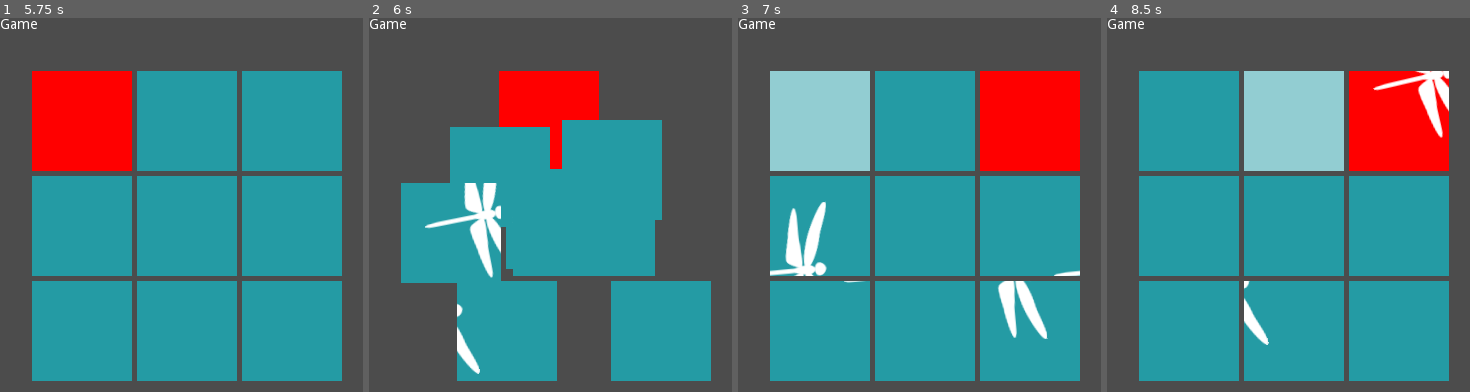
Above: before the commit, frames 1-4 (left to right).
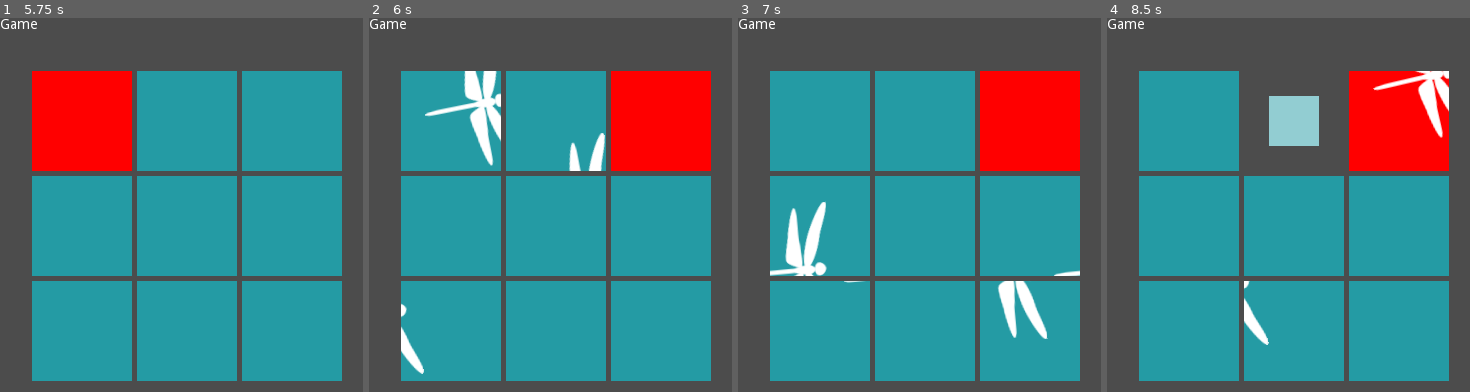
Above: after the commit, the same moments.

Repository: hrk4649/picture_puzzle_move
Game: Godot game, scene res://Main.tscn
The game is run twice, just before and just after one commit, with the same random seed, the same clock (stepped at 60 frames per second) and the same inputs.
Inputs (mouse positions are in pixels of both pictures, inside the frame that each line leads up to):
- Up to frame 1 (5.75 s): tap Space at 0.5 s; move the mouse to (outside the picture) at 0.52 s; hold Up (ui_up) 0.53-1.25 s; click (outside the picture) at 0.67 s; tap Enter (ui_accept) at 0.77, 2.75, 3.5, 4.25, 5, 5.27 s; click "START" at 1.25 s; click "START" at 2 s; drag from (outside the picture) to (outside the picture) at 2.77 s; move the mouse to (79, 227) at 3.52 s; hold Left (ui_left) 3.53-4.25 s; click (79, 227) at 3.67 s; drag from (221, 317) to (79, 227) at 4.27 s; move the mouse to (141, 167) at 5.02 s; hold Down (ui_down) from 5.03 s (still down); click (141, 167) at 5.17 s
- Up to frame 2 (6 s): release Down (ui_down) at 5.75 s; tap Enter (ui_accept) at 5.75 s; drag from (655, 287) to (510, 167) at 5.77 s
- Up to frame 3 (7 s): move the mouse to (857, 347) at 6.52 s; hold Up (ui_up) from 6.53 s (still down); click (857, 347) at 6.67 s
- Up to frame 4 (8.5 s): release Up (ui_up) at 7.25 s; drag from (1346, 186) to (1226, 347) at 7.27 s; move the mouse to (outside the picture) at 8.02 s; hold Right (ui_right) from 8.03 s (still down); click (outside the picture) at 8.17 s; tap Enter (ui_accept) at 8.27 s

Frame 1 is identical in both runs. In frame 2, 35% of the frame differs, in the area x 8-95%, y 14-98%; in frame 3, 7.4%; in frame 4, 5.5%.

Commit message:
fix typo, bug. add animation

Diff:
--- a/Board.gd
+++ b/Board.gd
@@ -72,7 +72,7 @@
         get_piece_x(n) * piece_size.x * (1.0 + margin),
         get_piece_y(n) * piece_size.y * (1.0 + margin))
 
-func get_board_cursol(n:int) -> Vector2:
+func get_board_cursor(n:int) -> Vector2:
     return Vector2(get_piece_x(n), get_piece_y(n))
 
 func get_board_num(point:Vector2) ->int:
--- a/Game.gd
+++ b/Game.gd
@@ -14,7 +14,7 @@
 var pieces
 var board
 var key_hook = false
-var cursol = null
+var cursor = null
 var grabbedPiece = null
 var input_device = InputDevice.KEY_DPAD
 
@@ -33,14 +33,15 @@
             change_texture_rect(delta)
         GameState.SHUFFLE:
             change_texture_rect(delta)
-            var all_moved = true
+            var shuffle_finished = true
             for i in range(0, num_pieces):
                 var tr = pieces[i]
                 if tr.anim_player.is_playing():
-                    all_moved = false
+                    shuffle_finished = false
                     break
-            if all_moved:
-                select_piece()
+            if shuffle_finished:
+                print("reset key_hook")
+                key_hook = false
                 # game clear check
                 if board.is_all_piece_on_correct_place():
                     game_clear()
@@ -48,7 +49,6 @@
                     game_state = GameState.PLAY
         GameState.PLAY:
             change_texture_rect(delta)
-            select_piece()
         GameState.FINISH:
             change_texture_rect(delta)
         _:
@@ -65,6 +65,7 @@
         GameState.FINISH:
             key_hook = input_finish(event)
         _:
+            pass
             print("no process for game_state " + str(game_state))
 
 func input_init(event):
@@ -80,7 +81,7 @@
 
     if key_pressed and !key_hook:
         game_state = GameState.PLAY
-        cursol = Vector2(0,0)
+        cursor = Vector2(0,0)
         print_input()
         # shffle pieces
         var shuffled = board.get_shuffled_piece_array()
@@ -92,18 +93,22 @@
 
 func input_play(event):
     pass
+    var key_pressed = false
     if event is InputEventKey:
         input_device = InputDevice.KEY_DPAD
-        return input_play_key(event)
+        key_pressed = input_play_key(event)
+        set_pieces_color()
     elif event is InputEventMouseButton:
         input_device = InputDevice.MOUSE_TOUCH
-        return input_play_mouse(event)
+        key_pressed = input_play_mouse(event)
+        set_pieces_color()
+    return key_pressed
 
 func input_play_key(event):
 
     var key_pressed = false
 
-    # move cursol
+    # move cursor
     var dx = 0
     var dy = 0
 
@@ -127,8 +132,8 @@
 
     if key_pressed and !key_hook:
         pass
-        cursol.x = wrapi(cursol.x + dx, 0, board.get_num_piece_x())
-        cursol.y = wrapi(cursol.y + dy, 0, board.get_num_piece_y())
+        cursor.x = wrapi(cursor.x + dx, 0, board.get_num_piece_x())
+        cursor.y = wrapi(cursor.y + dy, 0, board.get_num_piece_y())
 
         if accept_pressed:
             input_play_select()
@@ -152,10 +157,11 @@
     # check which piece is pressed
     var num = board.get_board_num(event.position - top_left_position)
     if num != -1:
-        cursol = board.get_board_cursol(num)
-        key_pressed = true
-
-    print("input_play_mouse:num:" +str(num) + " cursol:" + str(cursol))
+        cursor = board.get_board_cursor(num)
+        key_pressed = true
+
+    print("input_play_mouse:num:" +str(num) + " cursor:" + str(cursor))
+    print("input_play_mouse:key_pressed:" +str(key_pressed) + " key_hook:" + str(key_hook))
 
     if key_pressed and !key_hook:
         input_play_select()
@@ -163,23 +169,24 @@
     return key_pressed
 
 func input_play_select():
+    print("input_play_select:cursor:" +str(cursor) + " grabbedPiece:" + str(grabbedPiece))
     pass
     if grabbedPiece == null:
-        grabbedPiece = Vector2(cursol)
+        grabbedPiece = Vector2(cursor)
+        select_piece_animation()
         # for debug
         # game_clear()
     else:
         pass
         # change piece
         var piece1_idx = board.get_piece_num(grabbedPiece.x, grabbedPiece.y)
-        var piece2_idx = board.get_piece_num(cursol.x, cursol.y)
+        var piece2_idx = board.get_piece_num(cursor.x, cursor.y)
         var piece1_value = board.pieces[piece1_idx]
         var piece2_value = board.pieces[piece2_idx]
         board.pieces[piece1_idx] = piece2_value
         board.pieces[piece2_idx] = piece1_value
         # reset
         grabbedPiece = null
-        select_piece()
         move_pieces_animation()
         game_state = GameState.SHUFFLE
 
@@ -192,11 +199,9 @@
     key_hook = true
 
     # reset select
-    cursol = null
+    cursor = null
     grabbedPiece = null
-    select_piece()
-
-    #$ButtonExit.grab_focus()
+    set_pieces_color()
 
 func input_finish(event):
     pass
@@ -212,7 +217,7 @@
 
     return key_pressed
 
-func select_piece():
+func set_pieces_color():
     pass
     if pieces == null:
         return
@@ -220,21 +225,34 @@
     if grabbedPiece != null:
         grab_idx = board.get_piece_num(grabbedPiece.x, grabbedPiece.y)
 
-    var cursol_idx = null
-    if cursol != null and input_device == InputDevice.KEY_DPAD:
-        cursol_idx = board.get_piece_num(cursol.x, cursol.y)
+    var cursor_idx = null
+    if cursor != null and input_device == InputDevice.KEY_DPAD:
+        cursor_idx = board.get_piece_num(cursor.x, cursor.y)
 
     for idx1 in range(0, num_pieces):
         var idx2 = board.pieces[idx1]
         var tr = pieces[idx2]
         var color = Color(1,1,1,0)
-        if idx1 == grab_idx or idx1 == cursol_idx:
+        if idx1 == grab_idx or idx1 == cursor_idx:
             color = Color(1,1,1,0.5)
         tr.color_rect.color = color
 
+func select_piece_animation():
+    pass
+    if pieces == null:
+        return
+    var grab_idx = null
+    if grabbedPiece != null:
+        grab_idx = board.get_piece_num(grabbedPiece.x, grabbedPiece.y)
+    for idx1 in range(0, num_pieces):
+        var idx2 = board.pieces[idx1]
+        var tr = pieces[idx2]
+        if idx1 == grab_idx:
+            tr.select_animation()
+
 func print_input():
     pass
-    print("cursol = " + str(cursol))
+    print("cursor = " + str(cursor))
     print("grabbedPiece = " + str(grabbedPiece))
     print("game_state = " + str(game_state))
 
@@ -260,7 +278,7 @@
     scene_instance = load("res://levels/dragon_fly/Main.tscn").instance()
     $Viewport.add_child(scene_instance)
     init_pieces(num_pieces)
-    cursol = null
+    cursor = null
     game_state = GameState.INIT
     board.init(num_pieces, piece_size)
     $GameClear.visible = false
@@ -274,6 +292,7 @@
         var position = board.get_board_position(i) + top_left_position
         tr.set_position(position)
         tr.set_size(piece_size)
+        tr.rect_pivot_offset = piece_size / 2
 
         pieces.push_back(tr)
         var logstr = "position:" + str(tr.rect_global_position) + " visible:" + str(tr.visible)
--- a/parts/Piece.gd
+++ b/parts/Piece.gd
@@ -13,8 +13,6 @@
     pass
     #var anim = $AnimationPlayer.get_animation("move")
     var anim = Animation.new()
-
-    anim.clear()
     var track_index_x = anim.add_track(Animation.TYPE_VALUE)
     anim.track_set_path(track_index_x, ":rect_position:x")
     var track_index_y = anim.add_track(Animation.TYPE_VALUE)
@@ -22,9 +20,17 @@
     var positions = [rect_position, next_position]
     for idx in range(0, positions.size()):
         pass
-        var time = idx * 0.5
+        var time = idx * 0.2
         anim.track_insert_key(track_index_x, time, positions[idx].x)
         anim.track_insert_key(track_index_y, time, positions[idx].y)
     anim_player.remove_animation("move")
     anim_player.add_animation("move", anim)
     anim_player.play("move")
+
+func select_animation():
+    pass
+    anim_player.play("select")
+
+func _on_AnimationPlayer_animation_finished(anim_name):
+    pass # Replace with function body.
+    print("_on_AnimationPlayer_animation_finished")
--- a/parts/Piece.tscn
+++ b/parts/Piece.tscn
@@ -15,6 +15,58 @@
 "transitions": PoolRealArray( 1 ),
 "update": 0,
 "values": [ Vector2( 0, 0 ) ]
+}
+tracks/1/type = "value"
+tracks/1/path = NodePath(".:rect_scale")
+tracks/1/interp = 1
+tracks/1/loop_wrap = true
+tracks/1/imported = false
+tracks/1/enabled = true
+tracks/1/keys = {
+"times": PoolRealArray( 0 ),
+"transitions": PoolRealArray( 1 ),
+"update": 0,
+"values": [ Vector2( 1, 1 ) ]
+}
+tracks/2/type = "bezier"
+tracks/2/path = NodePath(".:rect_scale:x")
+tracks/2/interp = 1
+tracks/2/loop_wrap = true
+tracks/2/imported = false
+tracks/2/enabled = true
+tracks/2/keys = {
+"points": PoolRealArray( 1, -0.25, 0, 0.25, 0 ),
+"times": PoolRealArray( 0 )
+}
+tracks/3/type = "bezier"
+tracks/3/path = NodePath(".:rect_scale:y")
+tracks/3/interp = 1
+tracks/3/loop_wrap = true
+tracks/3/imported = false
+tracks/3/enabled = true
+tracks/3/keys = {
+"points": PoolRealArray( 1, -0.25, 0, 0.25, 0 ),
+"times": PoolRealArray( 0 )
+}
+tracks/4/type = "bezier"
+tracks/4/path = NodePath(".:rect_pivot_offset:x")
+tracks/4/interp = 1
+tracks/4/loop_wrap = true
+tracks/4/imported = false
+tracks/4/enabled = true
+tracks/4/keys = {
+"points": PoolRealArray( 20, -0.25, 0, 0.25, 0 ),
+"times": PoolRealArray( 0 )
+}
+tracks/5/type = "bezier"
+tracks/5/path = NodePath(".:rect_pivot_offset:y")
+tracks/5/interp = 1
+tracks/5/loop_wrap = true
+tracks/5/imported = false
+tracks/5/enabled = true
+tracks/5/keys = {
+"points": PoolRealArray( 20, -0.25, 0, 0.25, 0 ),
+"times": PoolRealArray( 0 )
 }
 
 [sub_resource type="Animation" id=2]
@@ -33,9 +85,34 @@
 "values": [ Vector2( 0, 0 ), Vector2( 100, 100 ) ]
 }
 
+[sub_resource type="Animation" id=3]
+resource_name = "select"
+length = 0.5
+tracks/0/type = "bezier"
+tracks/0/path = NodePath(".:rect_scale:x")
+tracks/0/interp = 1
+tracks/0/loop_wrap = true
+tracks/0/imported = false
+tracks/0/enabled = true
+tracks/0/keys = {
+"points": PoolRealArray( 1, 0, 0, 0, 0, 0.5, -0.1, 0, 0.1, 0, 1, 0, 0, 0, 0 ),
+"times": PoolRealArray( 0, 0.2, 0.4 )
+}
+tracks/1/type = "bezier"
+tracks/1/path = NodePath(".:rect_scale:y")
+tracks/1/interp = 1
+tracks/1/loop_wrap = true
+tracks/1/imported = false
+tracks/1/enabled = true
+tracks/1/keys = {
+"points": PoolRealArray( 1, 0, 0, 0, 0, 0.5, -0.1, 0, 0.1, 0, 1, 0, 0, 0, 0 ),
+"times": PoolRealArray( 0, 0.2, 0.4 )
+}
+
 [node name="Piece" type="TextureRect"]
-margin_right = 40.0002
-margin_bottom = 40.0002
+margin_right = 40.0
+margin_bottom = 40.0
+rect_pivot_offset = Vector2( 20, 20 )
 rect_clip_content = true
 script = ExtResource( 1 )
 __meta__ = {
@@ -43,8 +120,8 @@
 }
 
 [node name="ColorRect" type="ColorRect" parent="."]
-margin_right = 40.0
-margin_bottom = 40.0
+anchor_right = 1.0
+anchor_bottom = 1.0
 color = Color( 1, 1, 1, 0 )
 __meta__ = {
 "_edit_use_anchors_": false
@@ -53,3 +130,6 @@
 [node name="AnimationPlayer" type="AnimationPlayer" parent="."]
 anims/RESET = SubResource( 1 )
 anims/move = SubResource( 2 )
+anims/select = SubResource( 3 )
+
+[connection signal="animation_finished" from="AnimationPlayer" to="." method="_on_AnimationPlayer_animation_finished"]
Not shown: 1 places in parts/Piece.tscn that only renumber resources
